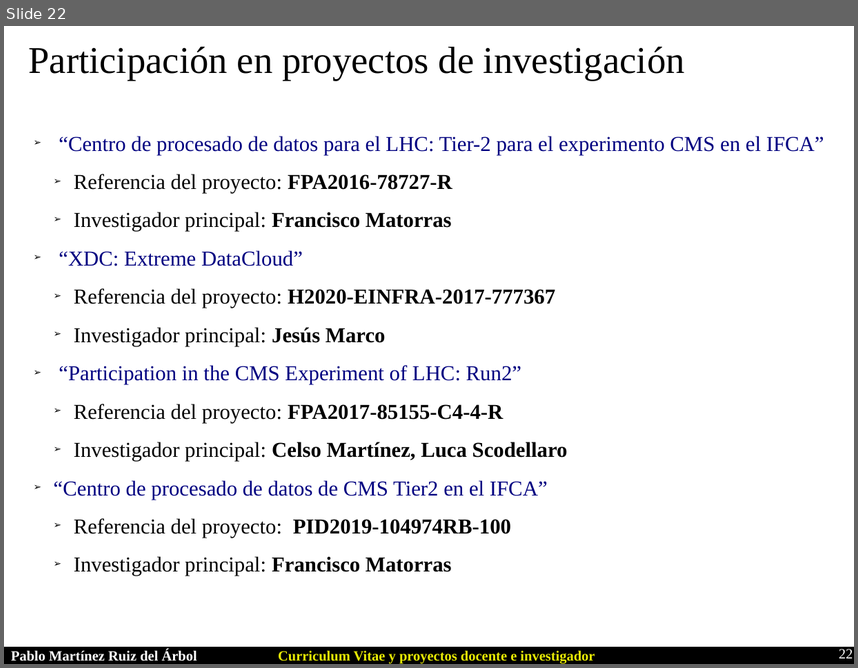
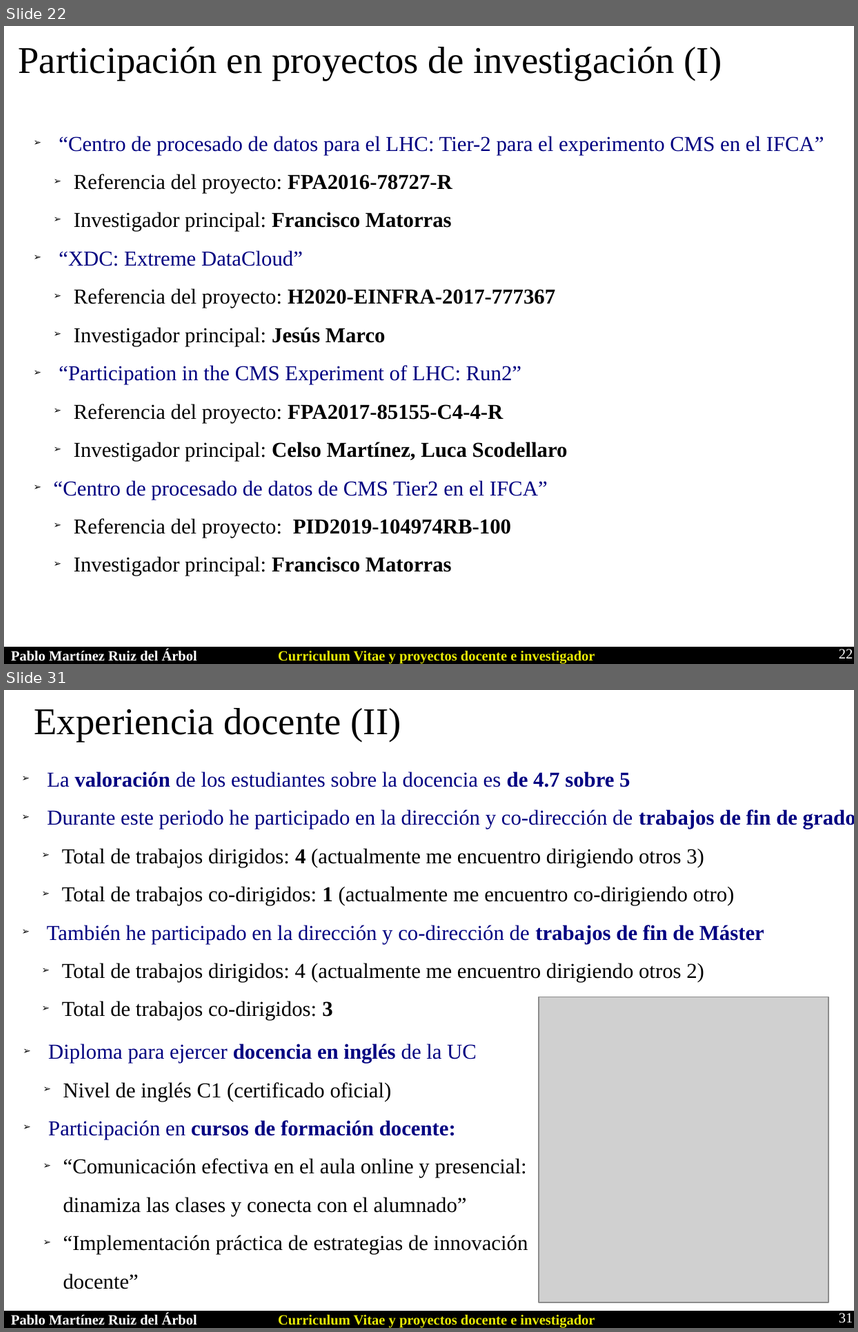
Before and after one commit to parbol/Plaza, a slide deck: Presentacion/Presentacion.odp. Shown one above the other, each under a label of ours: slide 22 before the commit, slides 22 and 31 after it; the slides between them are not shown. The pictures are 858x668 and 858x1332 pixels, drawn with LibreOffice and Linux fonts; fonts in the diff are those of the drawing; grey boxes stand for pictures. Boxes give left, top, right and bottom in pixels: in the first picture for what was removed or moved away, otherwise in the second. Text is boxed around its words. In the diff, an @@ line names an element or a change of style, - is before the commit and + after.

```diff
--- a/Presentacion/Presentacion.odp
+++ b/Presentacion/Presentacion.odp
@@ slide 31 added at bbox=[4, 690, 854, 1328], background #FFFFFF; not listed: 3 template elements that a slide beside it also shows @@
@@ text added at bbox=[34, 708, 401, 742], 32 pt, text #000000 @@
+Experiencia docente (II)
@@ text added at bbox=[47, 771, 854, 1021], 18 pt, text #000000 @@
+➢ La valoración de los estudiantes sobre la docencia es de 4.7 sobre 5
+➢ Durante este periodo he participado en la dirección y co-dirección de trabajos de fin de grado
+  ➢ Total de trabajos dirigidos: 4 (actualmente me encuentro dirigiendo otros 3)
+  ➢ Total de trabajos co-dirigidos: 1 (actualmente me encuentro co-dirigiendo otro)
+➢ También he participado en la dirección y co-dirección de trabajos de fin de Máster
+  ➢ Total de trabajos dirigidos: 4 (actualmente me encuentro dirigiendo otros 2)
+  ➢ Total de trabajos co-dirigidos: 3
@@ picture added at bbox=[539, 997, 829, 1302] @@
@@ text added at bbox=[48, 1043, 528, 1289], 18 pt, text #000000 @@
+➢ Diploma para ejercer docencia en inglés de la UC
+  ➢ Nivel de inglés C1 (certificado oficial)
+➢ Participación en cursos de formación docente:
+  ➢ “Comunicación efectiva en el aula online y presencial: dinamiza las clases y conecta con el alumnado”
+  ➢ “Implementación práctica de estrategias de innovación docente”
@@ page number added at bbox=[839, 1312, 853, 1323], 12 pt, text #FFFFFF @@
+31
@@ slide 22 changed as well @@
@@ text at bbox=[18, 47, 722, 80]: text changed @@
-Participación en proyectos de investigación
+Participación en proyectos de investigación (I)
```
Also in this commit, not shown: 7 other slides changed, 10 other slides added, 9 other files.
